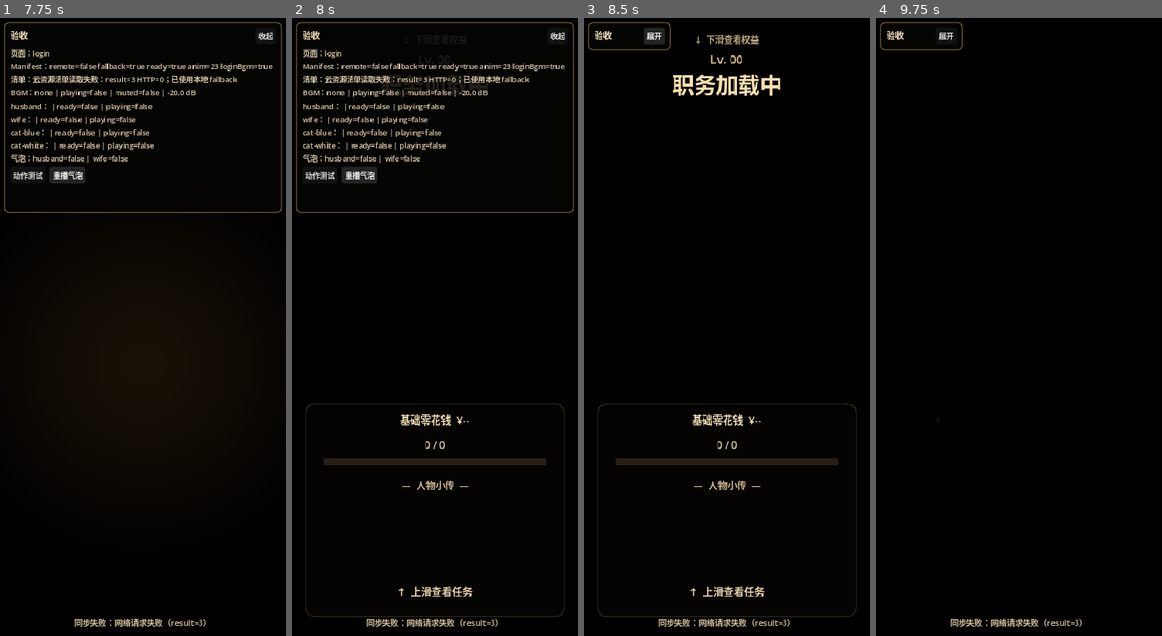
Above: before the commit, frames 1-4 (left to right).
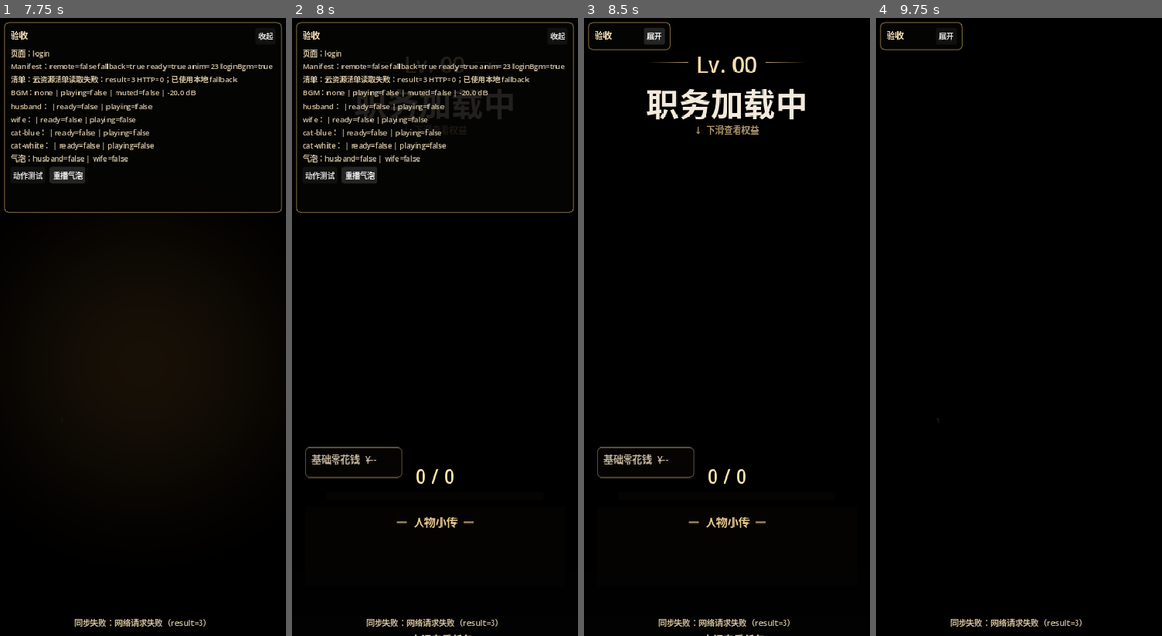
Above: after the commit, the same moments.

Repository: a1040060844/laoniu-husband-client
Game: Godot game, scene res://scenes/main.tscn
The game is run twice, just before and just after one commit, with the same random seed, the same clock (stepped at 60 frames per second) and the same inputs.
Inputs (mouse positions are in pixels of both pictures, inside the frame that each line leads up to):
- Up to frame 1 (7.75 s): click (74, 598) at 0.5 s; click "展开" at 1.25 s; click "收起" at 2 s; click "展开" at 2.75 s; click "动作测试" at 3.5 s; click "重播气泡" at 4.25 s; click "收起" at 5 s; click "展开" at 5.75 s; click "动作测试" at 6.5 s; click "重播气泡" at 7.25 s
- Up to frame 2 (8 s): no input
- Up to frame 3 (8.5 s): click "收起" at 8 s
- Up to frame 4 (9.75 s): tap Enter at 8.75 s; move the mouse to (1081, 296) at 8.77 s; click (1081, 296) at 8.92 s; click (901, 85) at 9.5 s

Frame 1 is identical in both runs. In frame 2, 4.0% of the frame differs, in the area x 4-96%, y 6-100%; in frame 3, 5.4%, in the area x 4-96%, y 2-100%; in frame 4, nothing differs.

Commit message:
feat(godot): register role visual parity layer

Diff:
--- a/godot-wechat/project.godot
+++ b/godot-wechat/project.godot
@@ -19,6 +19,7 @@
 LoginVisualParity="*res://src/login_visual_parity.gd"
 LoginVisualEffects="*res://src/login_visual_effects.gd"
 RoleVisualOverlay="*res://src/role_visual_overlay.gd"
+RoleVisualParity="*res://src/role_visual_parity.gd"
 BenefitVisualOverlay="*res://src/benefit_visual_overlay.gd"
 TaskVisualOverlay="*res://src/task_visual_overlay.gd"
 TaskReturnGesture="*res://src/task_return_gesture.gd"
